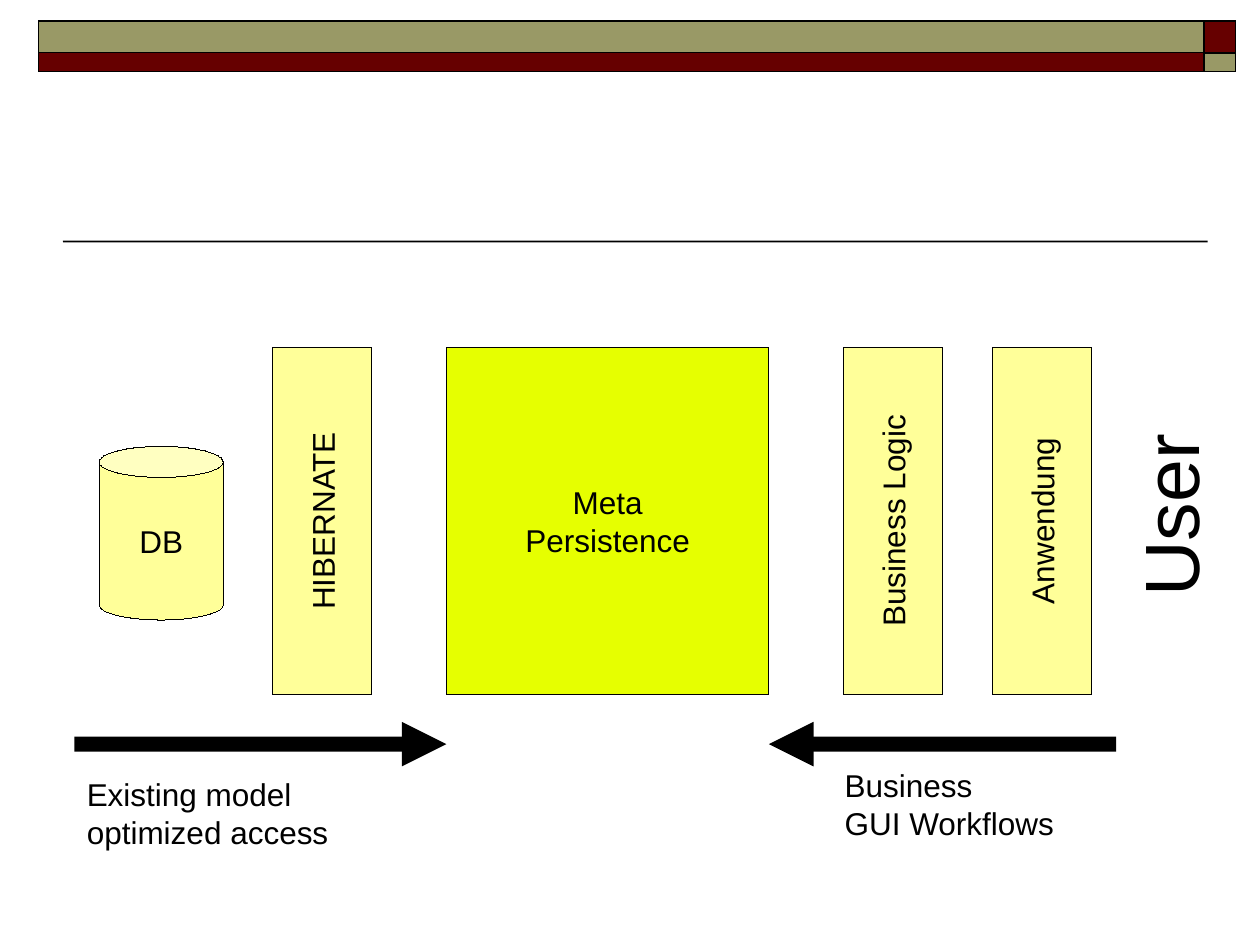
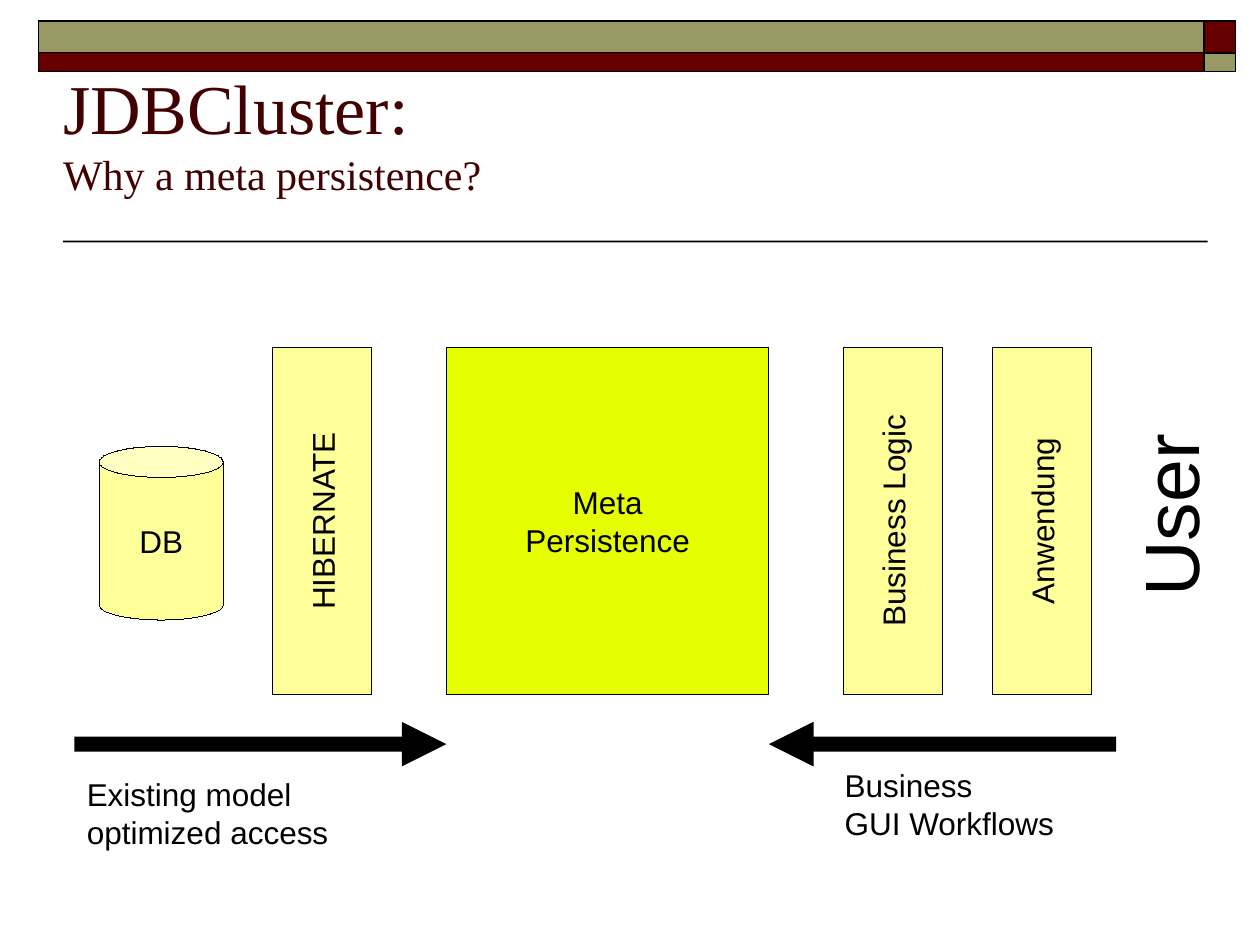
Before and after one commit to FaKod/JDBCluster, a slide deck: slide 3 of JDBCluster/Doc/MetaPersistence.odp (slide 2 before the commit). Drawn at 1260x945 pixels with LibreOffice and Linux fonts; fonts in the diff are those of the drawing. Boxes give left, top, right and bottom in pixels: in the first picture for what was removed or moved away, otherwise in the second. Text is boxed around its words. In the diff, an @@ line names an element or a change of style, - is before the commit and + after.

```diff
--- a/JDBCluster/Doc/MetaPersistence.odp
+++ b/JDBCluster/Doc/MetaPersistence.odp
@@ title added at [63, 85, 481, 199], 24 pt, text #420000 @@
+JDBCluster:
+Why a meta persistence?
```
Also in this commit, not shown: 1 other slide changed, 14 slides added.
